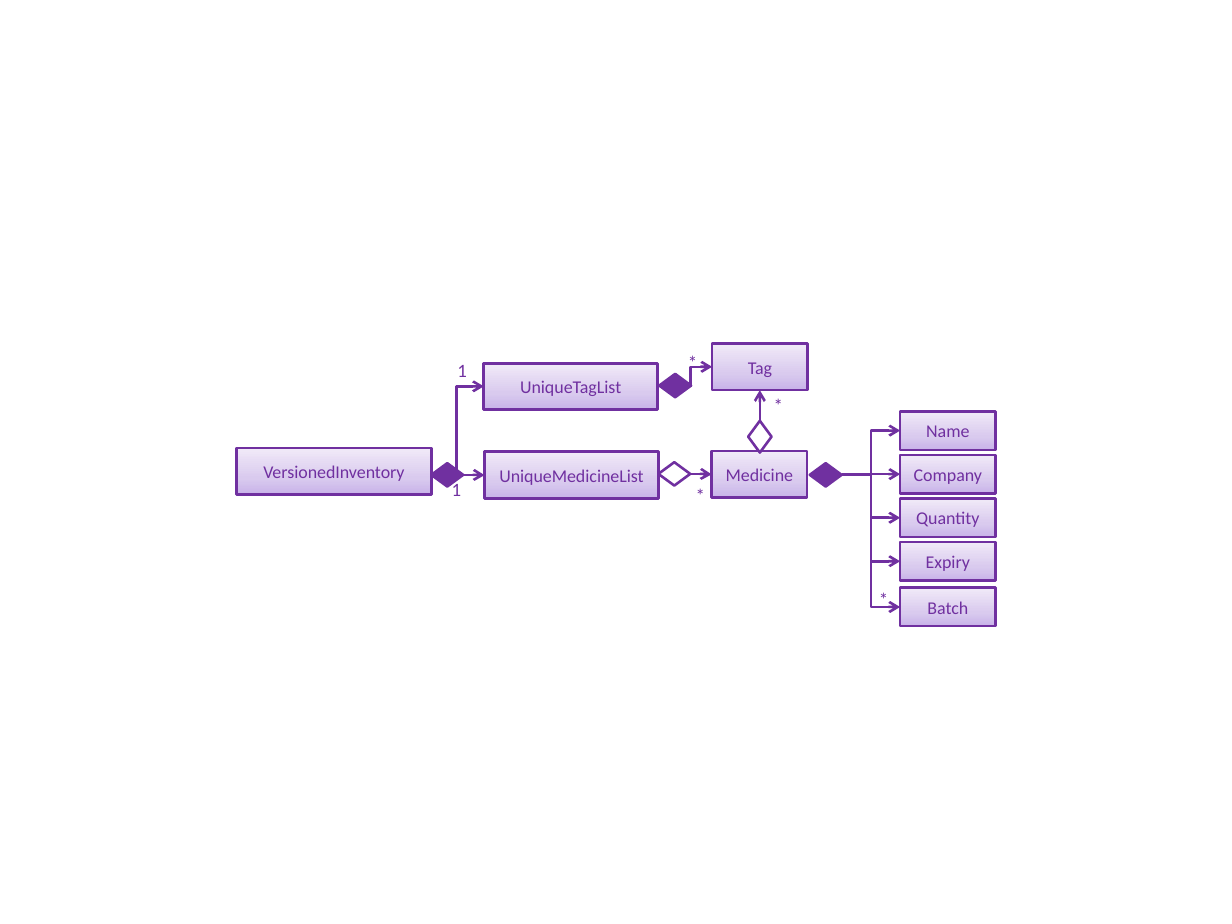
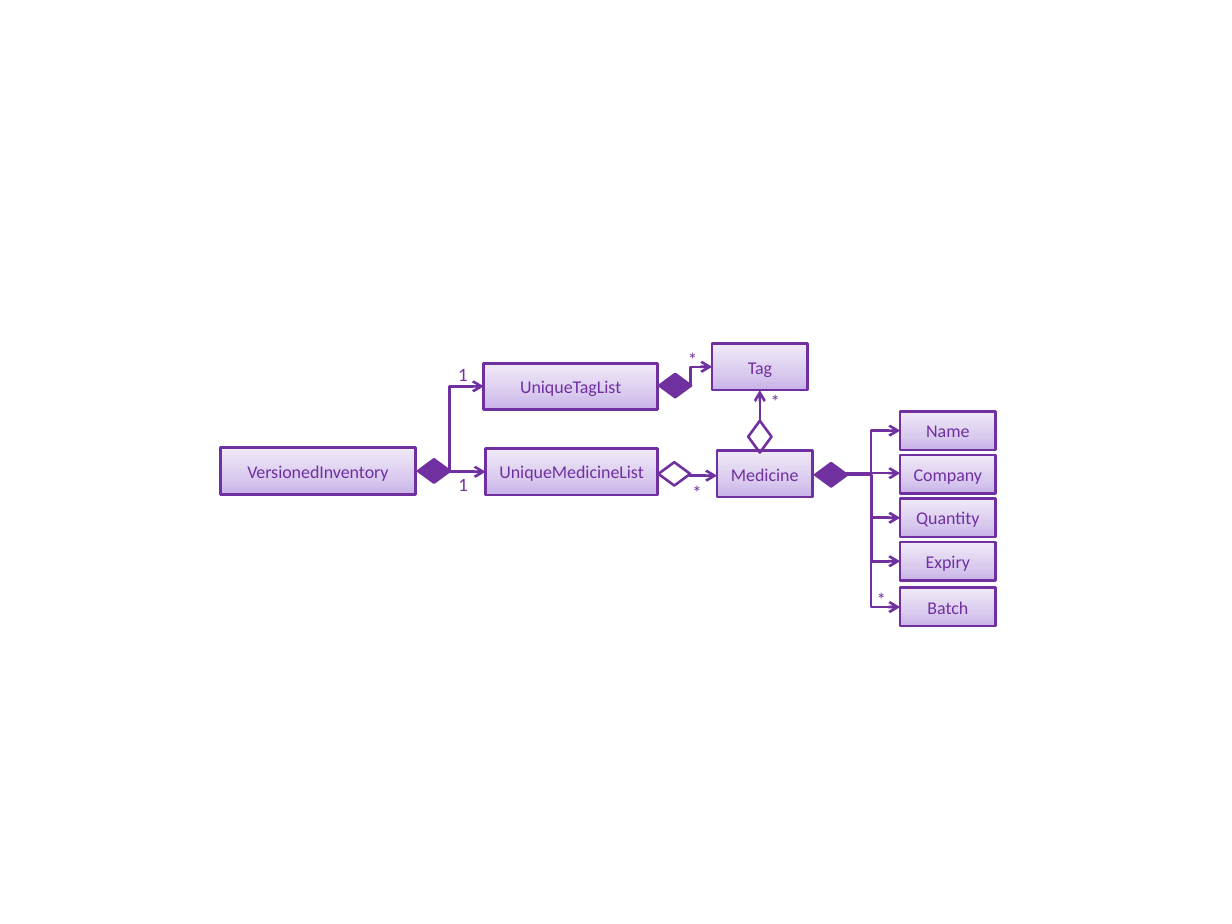
Before and after one commit to nus-cs2103-AY1819S2/addressbook-level4, a slide deck: slide 1 of docs/diagrams/ModelComponentClassBetterOopDiagram.pptx. Drawn at 1232x924 pixels with LibreOffice and Linux fonts; fonts in the diff are those of the drawing. Boxes give left, top, right and bottom in pixels: in the first picture for what was removed or moved away, otherwise in the second. Text is boxed around its words. In the diff, an @@ line names an element or a change of style, - is before the commit and + after.

```diff
--- a/docs/diagrams/ModelComponentClassBetterOopDiagram.pptx
+++ b/docs/diagrams/ModelComponentClassBetterOopDiagram.pptx
@@ text "*" moved from (x1=680, y1=351, x2=706, y2=376) to (x1=680, y1=347, x2=706, y2=372) @@
@@ text "1" rewrapped from (x1=457, y1=365, x2=467, y2=377) to (x1=458, y1=369, x2=468, y2=387) @@
@@ elbow arrow moved from (457, 478) - (484, 387) to (450, 471) - (484, 387) @@
@@ rectangle "VersionedInventory" moved from (x1=237, y1=448, x2=431, y2=495) to (x1=221, y1=447, x2=415, y2=494) @@
@@ rectangle "UniqueMedicineList" moved from (x1=484, y1=452, x2=658, y2=499) to (x1=485, y1=448, x2=658, y2=495) @@
@@ diamond moved from (x1=431, y1=463, x2=463, y2=487) to (x1=418, y1=460, x2=450, y2=483) @@
@@ elbow arrow moved from (463, 474) - (484, 476) to (450, 471) - (485, 472) @@
@@ text "1" moved from (x1=452, y1=481, x2=462, y2=496) to (x1=458, y1=479, x2=468, y2=491) @@
@@ elbow arrow moved from (690, 474) - (712, 474) to (690, 474) - (717, 476) @@
@@ 1 rectangle, 1 diamond, 1 elbow arrow moved together from (x1=712, y1=451, x2=901, y2=498) to (x1=717, y1=451, x2=901, y2=498) @@
@@ elbow arrow moved from (841, 474) - (901, 607) to (848, 474) - (901, 607) @@
@@ elbow arrow moved from (841, 474) - (901, 562) to (848, 474) - (901, 562) @@
@@ elbow arrow moved from (841, 474) - (901, 517) to (848, 474) - (901, 517) @@
```
Also in this commit, not shown: 3 other files.
